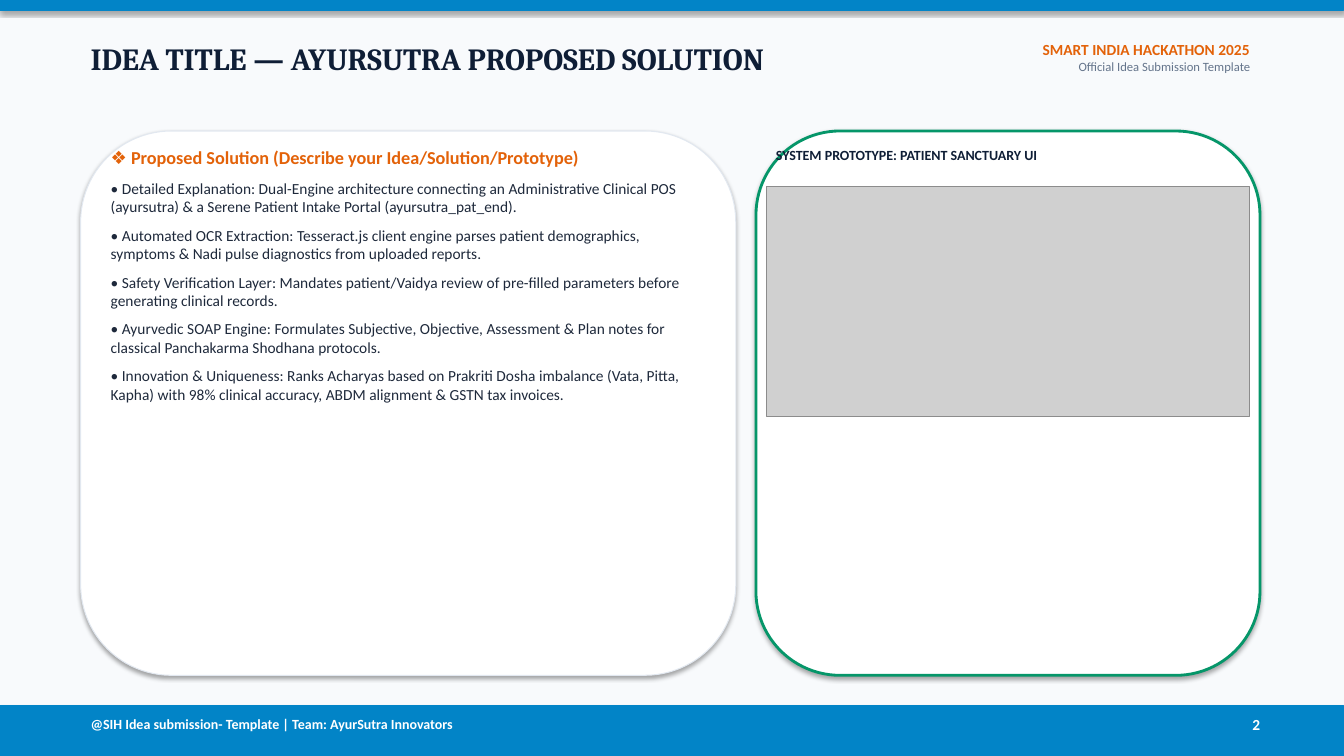
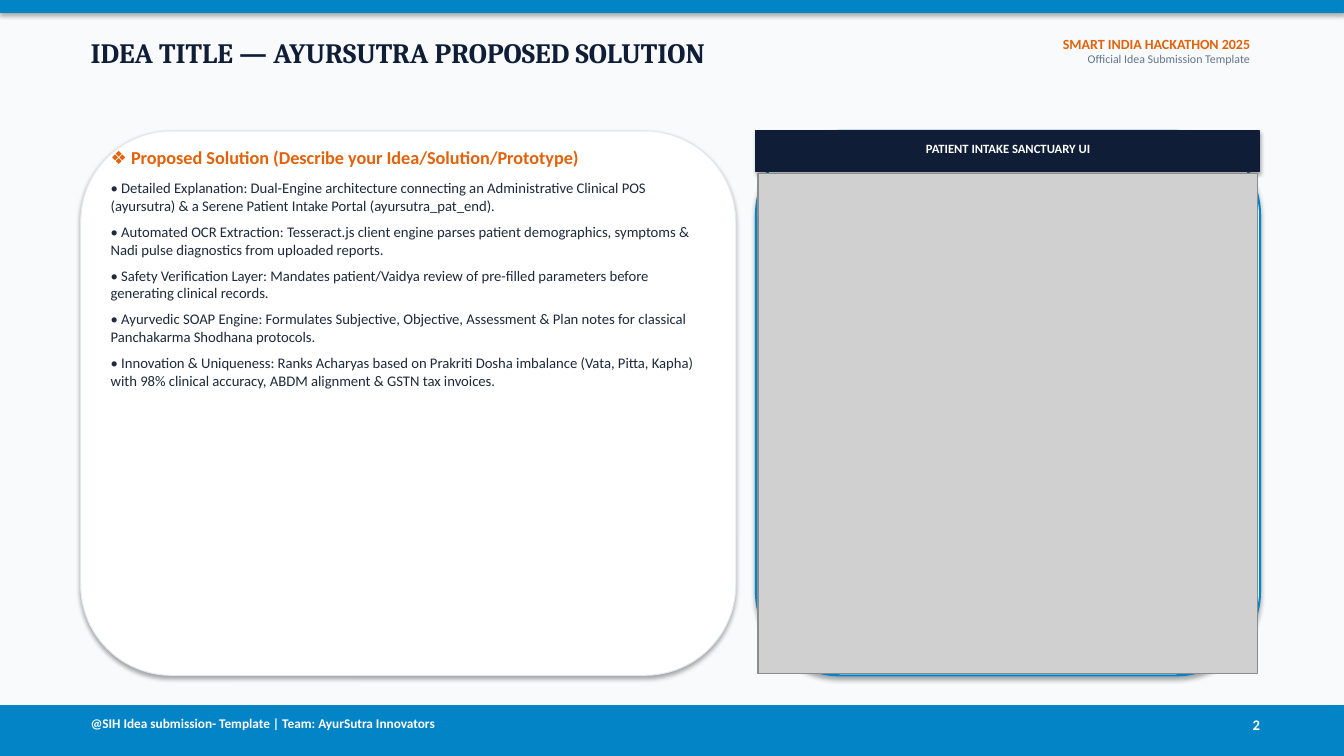
Before and after one commit to 2025ucp1468-Mayank/SIH_PROJECT, a slide deck: slide 2 of SIH_ppt.pptx. Drawn at 1344x756 pixels with LibreOffice and Linux fonts; fonts in the diff are those of the drawing; grey boxes stand for pictures. Boxes give left, top, right and bottom in pixels: in the first picture for what was removed or moved away, otherwise in the second. Text is boxed around its words. In the diff, an @@ line names an element or a change of style, - is before the commit and + after.

Commit message:
Fix UI mockup alignment and image framing with cropped high-res prototype screenshots in SIH_ppt.pptx

```diff
--- a/SIH_ppt.pptx
+++ b/SIH_ppt.pptx
@@ text "IDEA TITLE — AYURSUTRA PROPOSED ..." at (91, 44, 705, 64): size 22 to 20 pt @@
@@ text "SMART INDIA HACKATHON 2025" at (1063, 40, 1250, 65): size 11 to 10 pt in "SMART INDIA HACKATHON 2025"; size 9 to 8.5 pt in "Official Idea Submission Template" @@
@@ rounded rectangle at (756, 131, 1260, 676): outline #059669 2 pt to #0284C7 1.5 pt @@
@@ rectangle added at (756, 131, 1260, 171), fill #0F1E36, outline #0F1E36 0.75 pt @@
@@ text at (926, 144, 1091, 153): text changed; size 10 to 9 pt; text colour #0F1E36 to #FFFFFF @@
-SYSTEM PROTOTYPE: PATIENT SANCTUARY UI
+PATIENT INTAKE SANCTUARY UI
@@ picture added at (758, 173, 1258, 674) @@
@@ text at (111, 182, 693, 389): size 11 to 10.5 pt; less space between paragraphs @@
@@ picture removed at (766, 187, 1250, 416) @@
@@ text "@SIH Idea submission- Template | ..." at (91, 718, 435, 730): size 10 to 9.5 pt @@
```
Also in this commit, not shown: 5 other slides changed, 4 other files.
